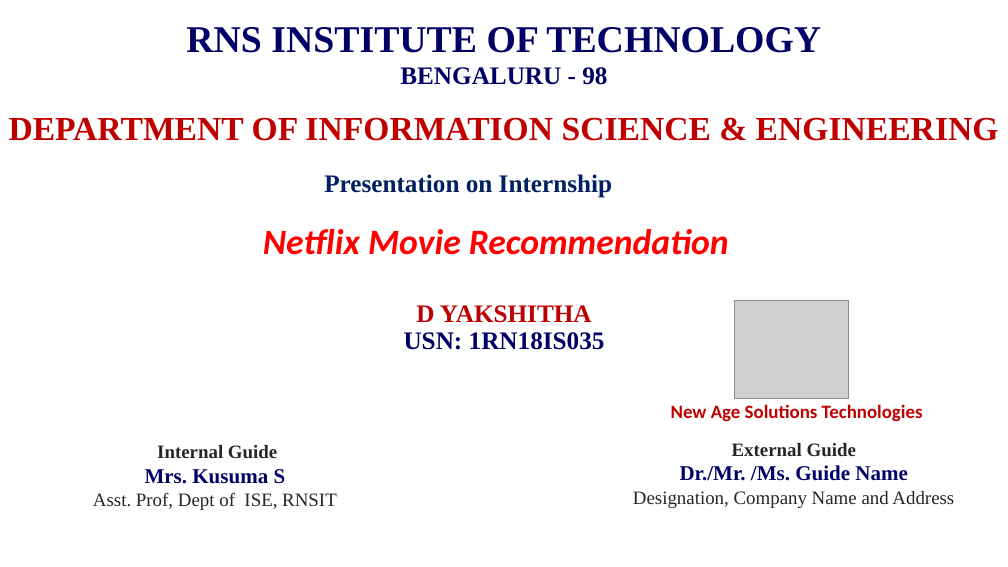
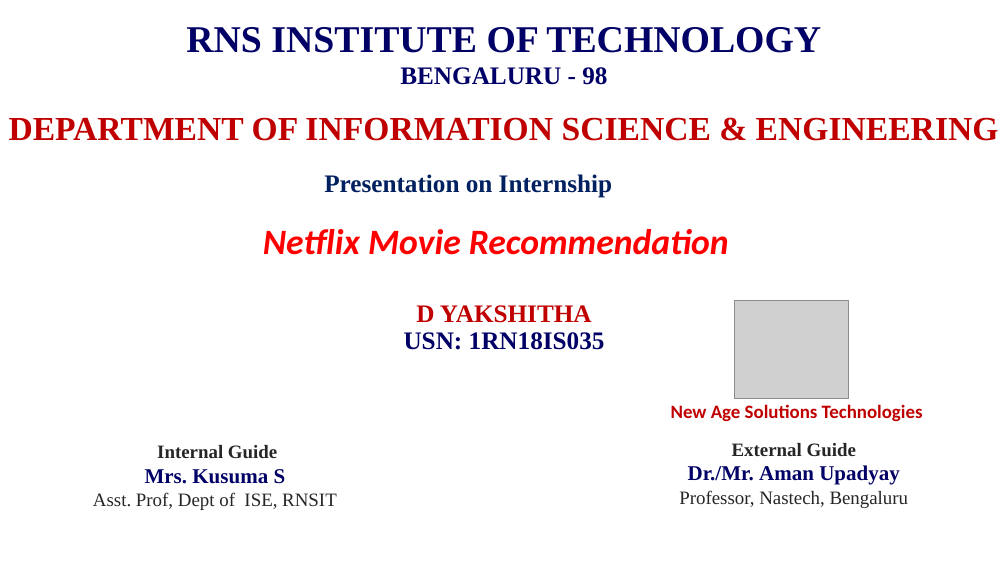
Before and after one commit to Yakshitha343/Netflix_recommendation_system, a slide deck: slide 1 of internship_Ppt (1).pptx. Drawn at 1008x567 pixels with LibreOffice and Linux fonts; fonts in the diff are those of the drawing; grey boxes stand for pictures; background and template pictures are left out. Boxes give left, top, right and bottom in pixels: in the first picture for what was removed or moved away, otherwise in the second. Text is boxed around its words. In the diff, an @@ line names an element or a change of style, - is before the commit and + after.

```diff
--- a/internship_Ppt (1).pptx
+++ b/internship_Ppt (1).pptx
@@ text at [679,465,909,508]: text changed @@
-Dr./Mr. /Ms. Guide Name
-Designation, Company Name and Address
+Dr./Mr. Aman Upadyay
+Professor, Nastech, Bengaluru
```
